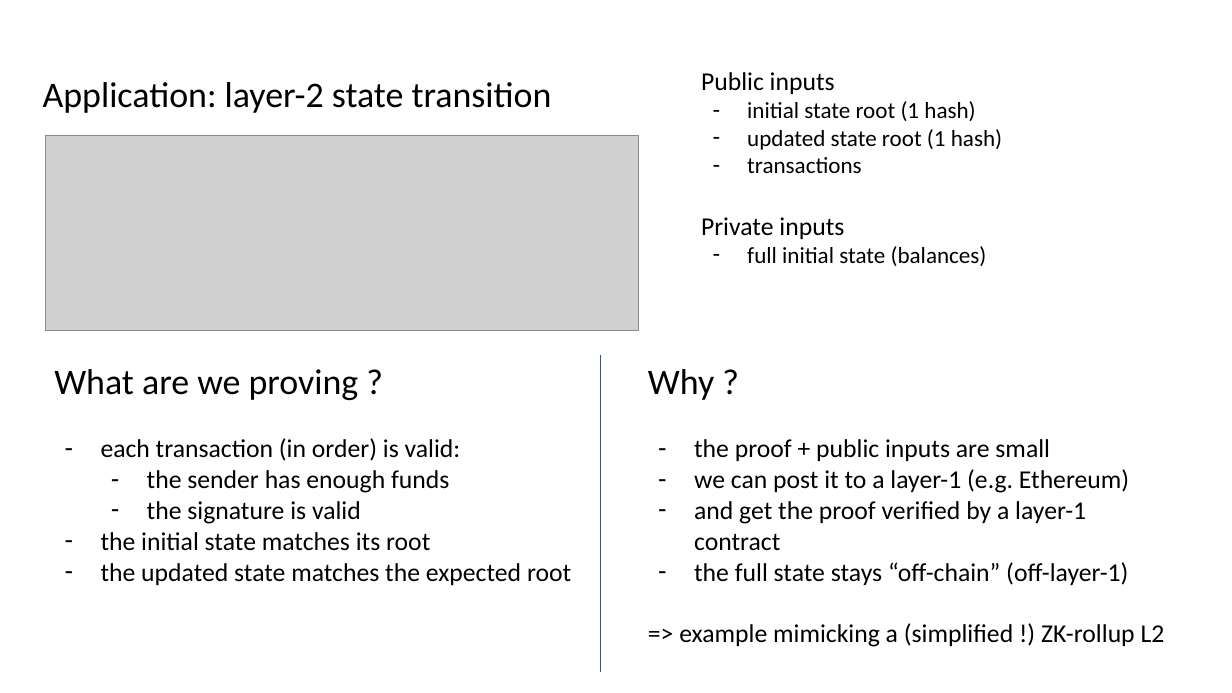
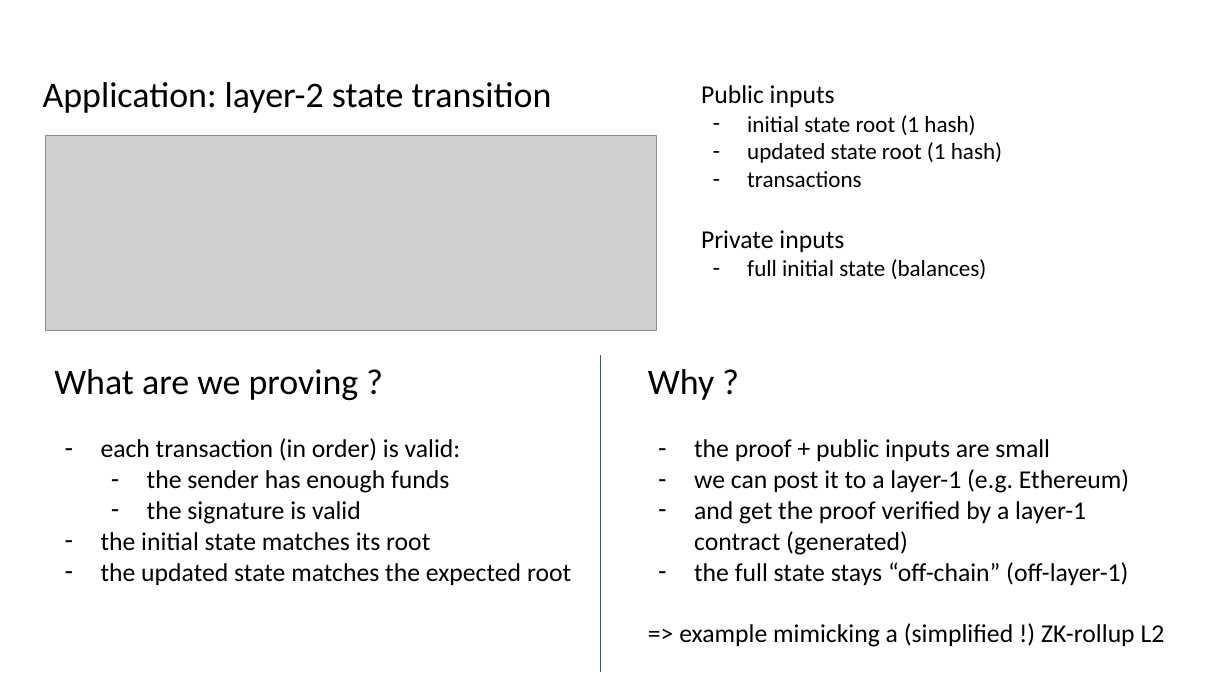
Before and after one commit to zk-scaling-group5/presentation, a slide deck: slide 10 of ZK_scaling_group5.pptx. Drawn at 1232x693 pixels with LibreOffice and Linux fonts; fonts in the diff are those of the drawing; grey boxes stand for pictures. Boxes give left, top, right and bottom in pixels: in the first picture for what was removed or moved away, otherwise in the second. Text is boxed around its words. In the diff, an @@ line names an element or a change of style, - is before the commit and + after.

```diff
--- a/ZK_scaling_group5.pptx
+++ b/ZK_scaling_group5.pptx
@@ text "Public inputs": place and size @@
-text "Public inputs" at bbox=[701, 72, 1002, 266]
+text "Public inputs" at bbox=[701, 85, 1002, 279]
@@ picture: place and size @@
-picture at bbox=[45, 135, 639, 330]
+picture at bbox=[45, 135, 657, 330]
@@ text at bbox=[694, 501, 1086, 555]: text changed @@
-– and get the proof verified by a layer-1 contract
+– and get the proof verified by a layer-1 contract (generated)
```
Also in this commit, not shown: 2 other slides changed, 1 other file.
